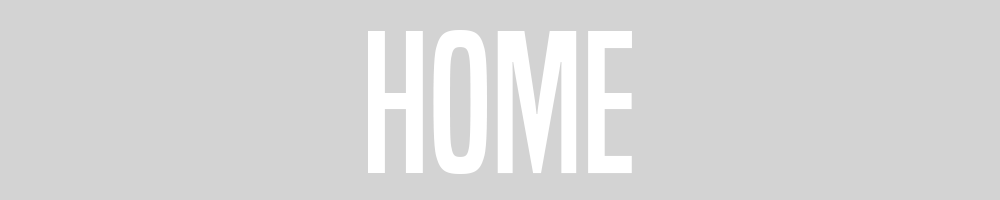
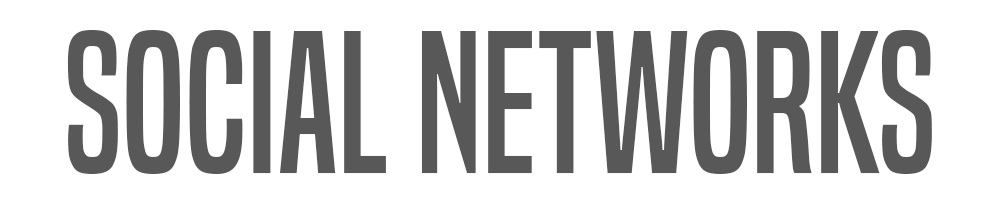
Layer changes from the first 1000 × 200 image to the second:
showed "social networks" over (67, 30, 932, 174)
hid "home", painted on it over (368, 30, 632, 174)
hid "Layer 1", painted on it over (0, 0, 1000, 200)
added layer "Layer 2" above "Layer 3" over (0, 0, 1000, 200)
